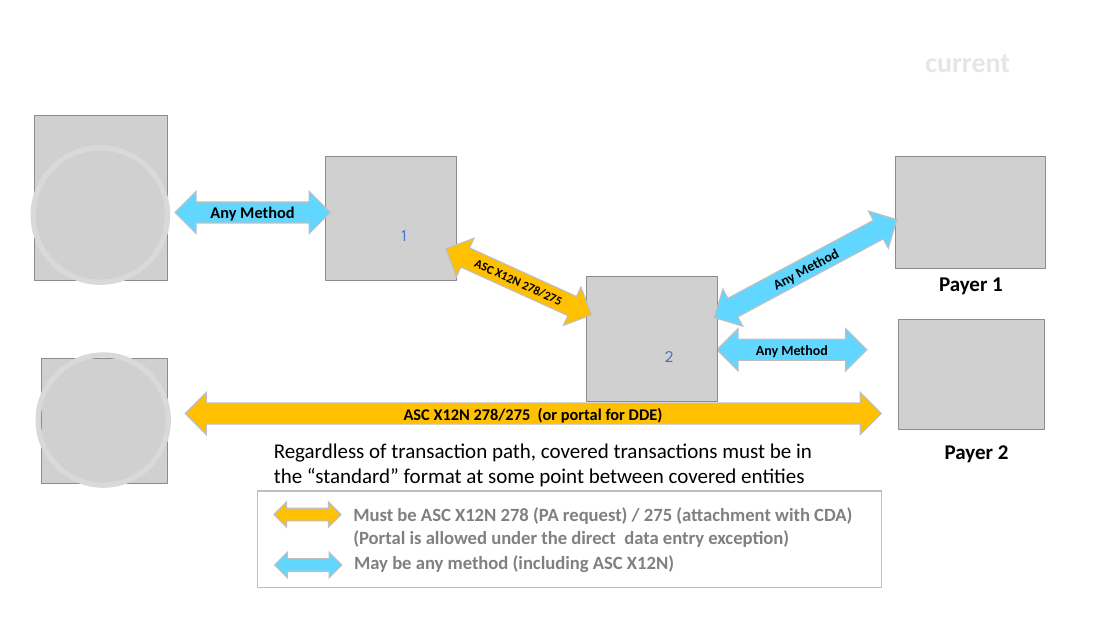
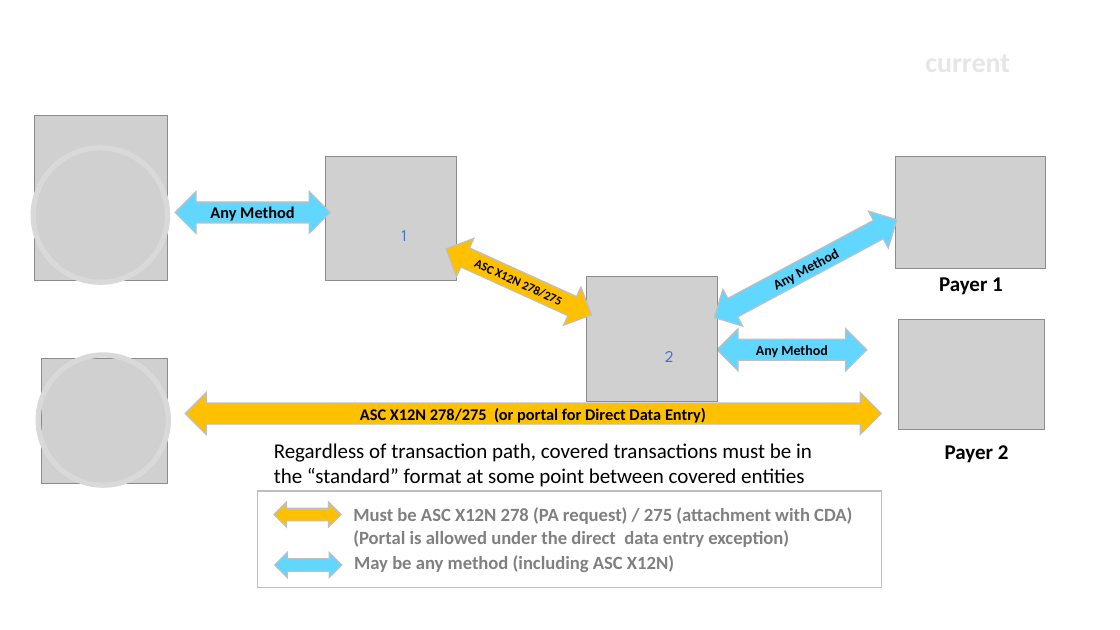
Before and after one commit to HL7/davinci-pas, a slide deck: slide 1 of images-source/drawings.pptx. Drawn at 1120x630 pixels with LibreOffice and Linux fonts; fonts in the diff are those of the drawing; grey boxes stand for pictures. Boxes give left, top, right and bottom in pixels: in the first picture for what was removed or moved away, otherwise in the second. Text is boxed around its words. In the diff, an @@ line names an element or a change of style, - is before the commit and + after.

```diff
--- a/images-source/drawings.pptx
+++ b/images-source/drawings.pptx
@@ text in left right arrow at (360, 408, 706, 424): text changed @@
-ASC X12N 278/275 (or portal for DDE)
+ASC X12N 278/275 (or portal for Direct Data Entry)
```
Also in this commit, not shown: 2 other slides changed, 13 other files.
